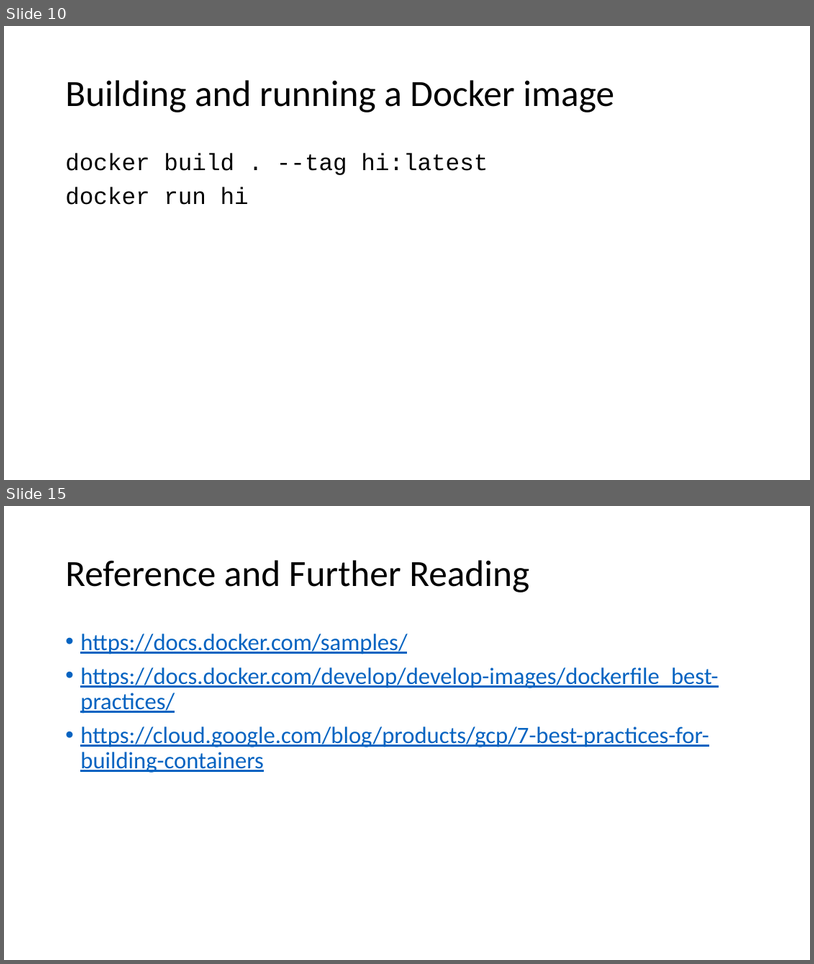
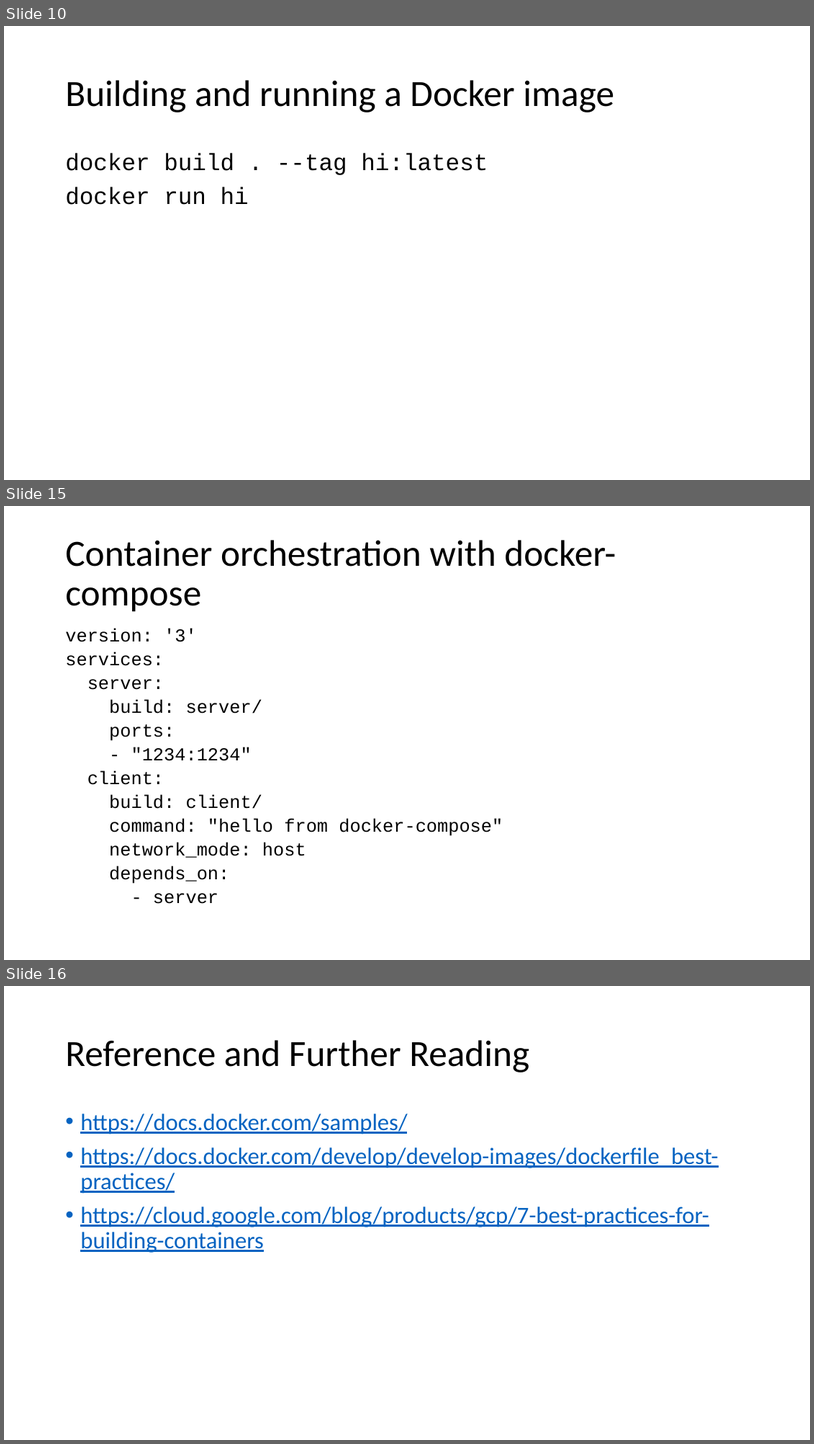
Before and after one commit to bassmandja/docker101, a slide deck: Docker 101.pptx. Shown one above the other, each under a label of ours: slides 10 and 15 before the commit, slides 10, 15 and 16 after it; the slides between them are not shown. The pictures are 814x964 and 814x1444 pixels, drawn with LibreOffice and Linux fonts; fonts in the diff are those of the drawing. Boxes give left, top, right and bottom in pixels: in the first picture for what was removed or moved away, otherwise in the second. Text is boxed around its words. In the diff, an @@ line names an element or a change of style, - is before the commit and + after.

```diff
--- a/Docker 101.pptx
+++ b/Docker 101.pptx
@@ slide 15 added at (x1=4, y1=506, x2=810, y2=960), background #FFFFFF @@
@@ title added at (x1=65, y1=540, x2=616, y2=612), 44 pt, text #000000 @@
+Container orchestration with docker-compose
@@ text added at (x1=65, y1=628, x2=503, y2=903), 21.7 pt, text #000000 @@
+version: '3'
+services:
+server:
+build: server/
+ports:
+- "1234:1234"
+client:
+build: client/
+command: "hello from docker-compose"
+network_mode: host
+depends_on:
+- server
@@ what was slide 15 is now slide 16 @@
```
Also in this commit, not shown: 3 slides changed, 1 other slide added, 1 slide removed.
